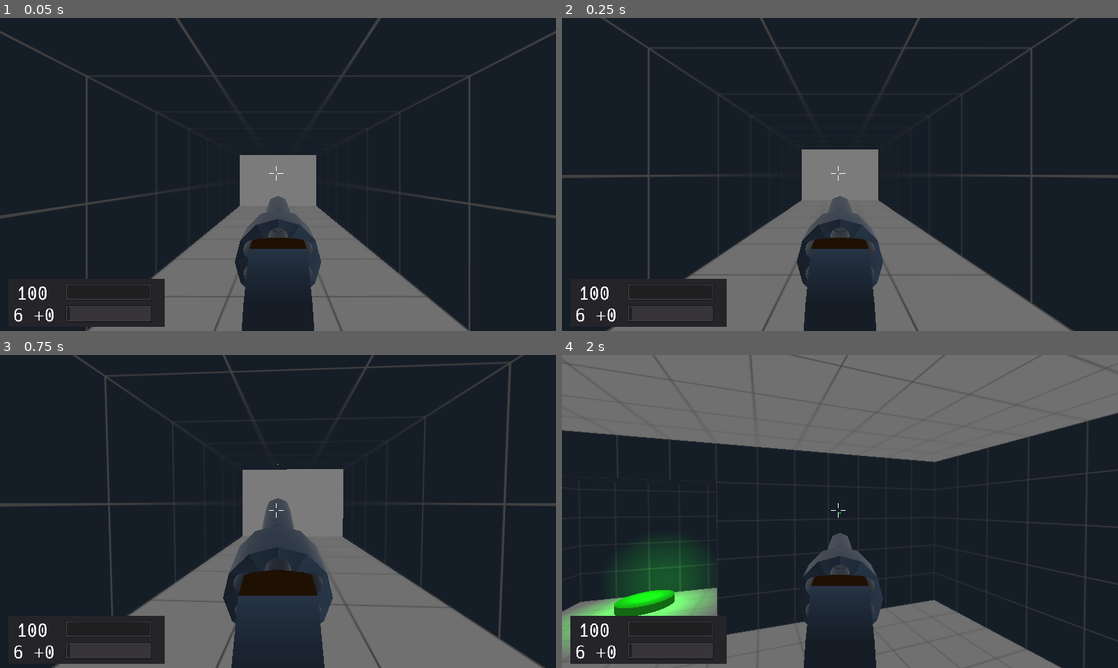
Above: before the commit, frames 1-4 (two rows, left to right).
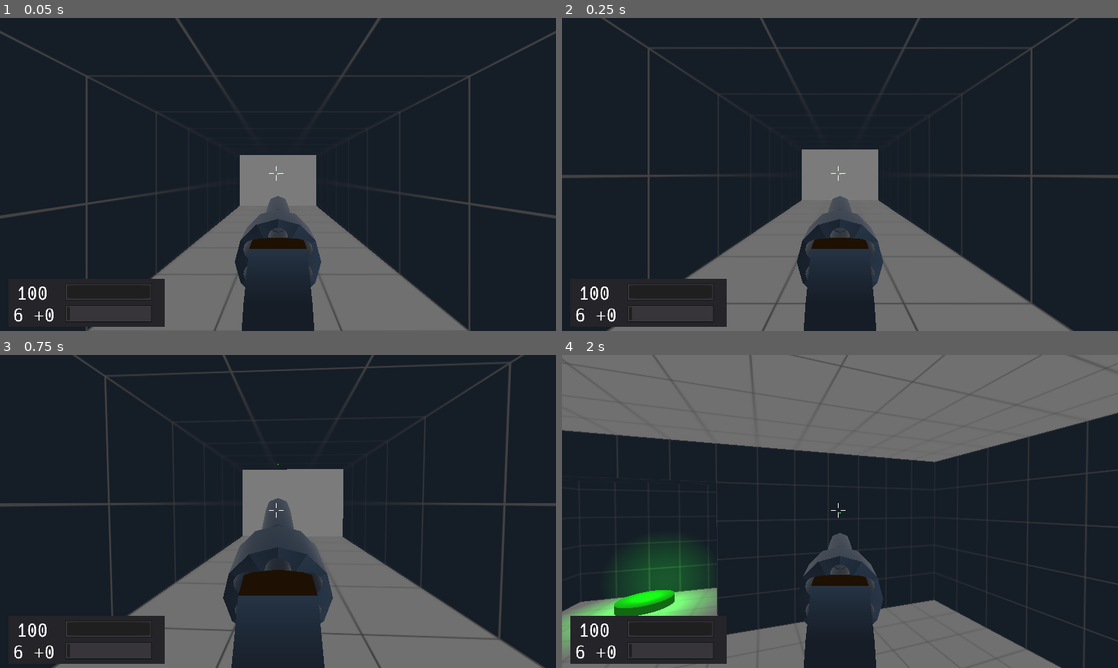
Above: after the commit, the same moments.

Repository: duckinator/keress
Game: Godot game, scene res://levels/Level_002.tscn
The game is run twice, just before and just after one commit, with the same random seed, the same clock (stepped at 60 frames per second) and the same inputs. This scene is started directly instead of the project's main scene.
Inputs (mouse positions are in pixels of both pictures, inside the frame that each line leads up to):
- Up to frame 1 (0.05 s): no input
- Up to frame 2 (0.25 s): no input
- Up to frame 3 (0.75 s): tap Enter (ui_accept) at 0.5 s; move the mouse to (272, 517) at 0.52 s; press the mouse at (272, 517) at 0.53 s; hold W (movement_forward) from 0.53 s (still down)
- Up to frame 4 (2 s): keep holding W (movement_forward); tap Space (movement_jump) at 0.77, 1.52 s; move the mouse to (878, 514) at 1.27 s; release the mouse at (878, 514) at 1.28 s; right-click (878, 514) at 1.35 s

The runs differ from the first frame. In frame 1, less than 0.1% of the frame differs, in the area x 29-77%, y 88-90%; in frame 2, 0.1%; in frame 3, 0.2%, in the area x 29-90%, y 78-91%; in frame 4, nothing differs.

Commit message:
fix floor in transition001

Diff:
--- a/src/levels/Transition_001.tscn
+++ b/src/levels/Transition_001.tscn
@@ -7,7 +7,7 @@
 [sub_resource type="SpatialMaterial" id=1]
 albedo_texture = ExtResource( 1 )
 uv1_scale = Vector3( 0.25, 0.25, 0.25 )
-uv1_offset = Vector3( 0.5, 0.5, 0 )
+uv1_offset = Vector3( 0.5, 0.5, 0.5 )
 uv1_triplanar = true
 
 [sub_resource type="CubeMesh" id=2]
